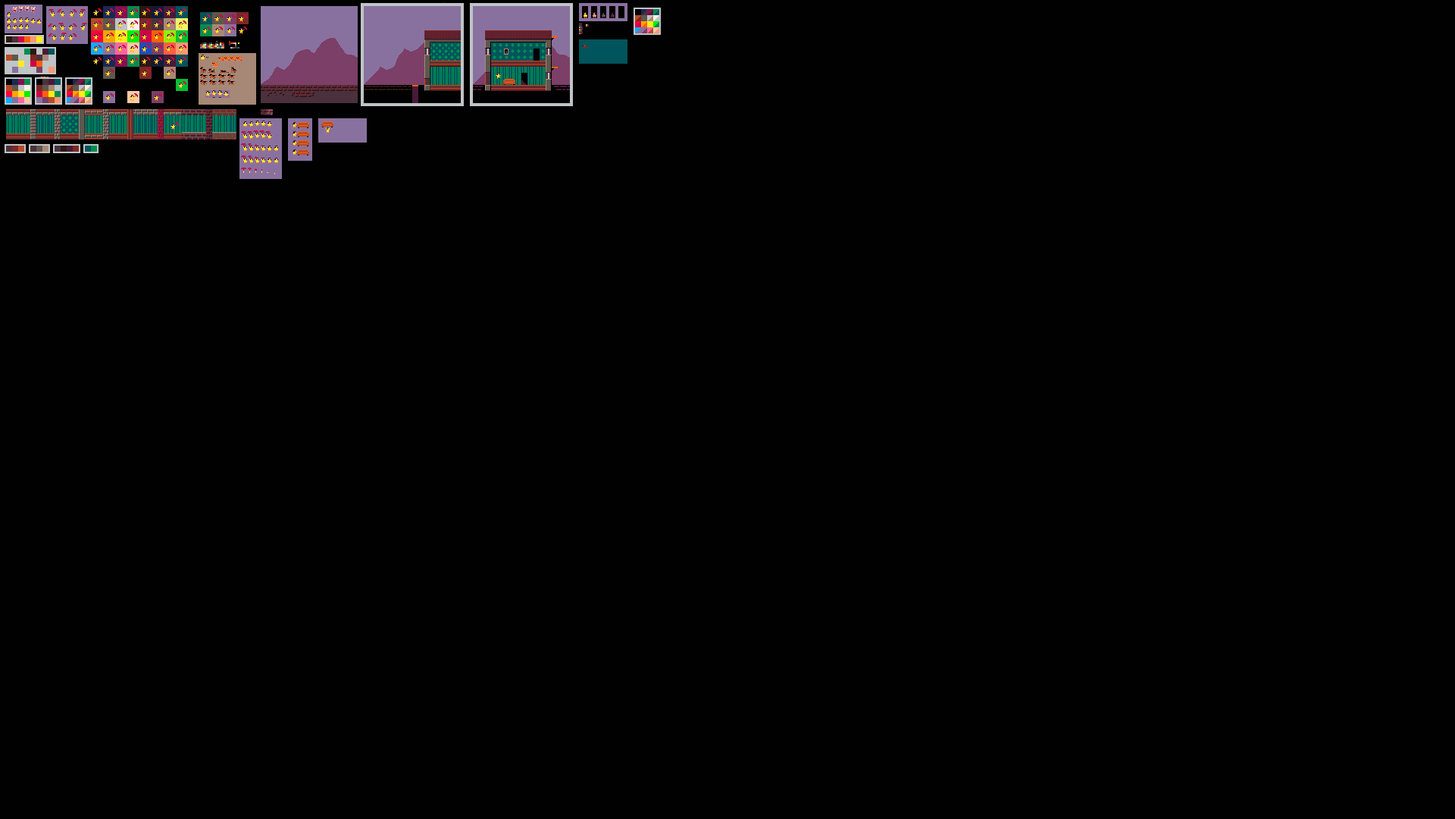
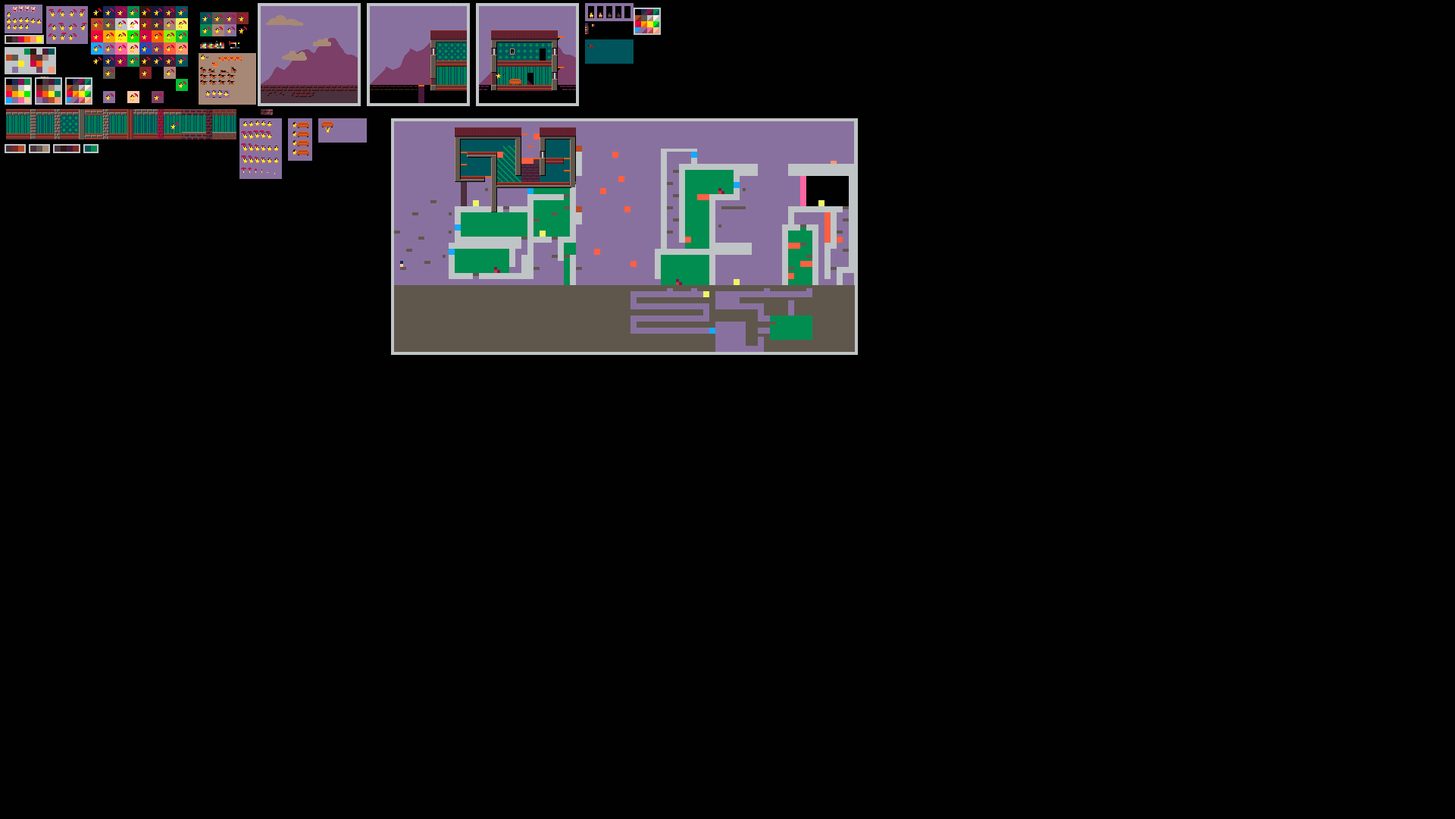
Two versions of the same layered image (1455 × 819). Layer-by-layer changes:
painted on "Background" over 257, 2, 859, 355
